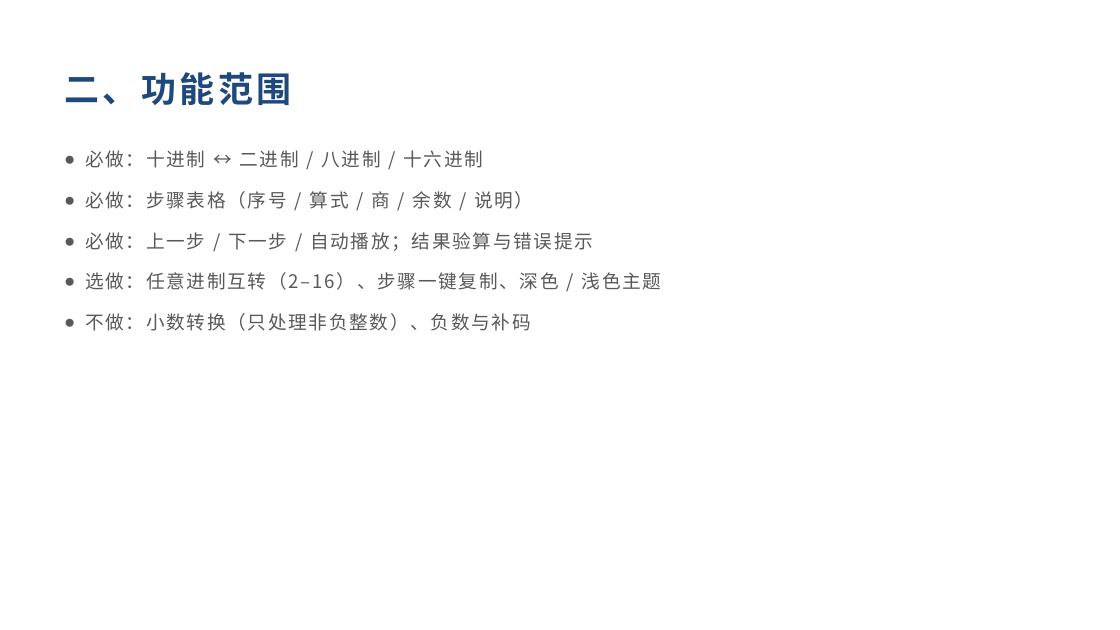
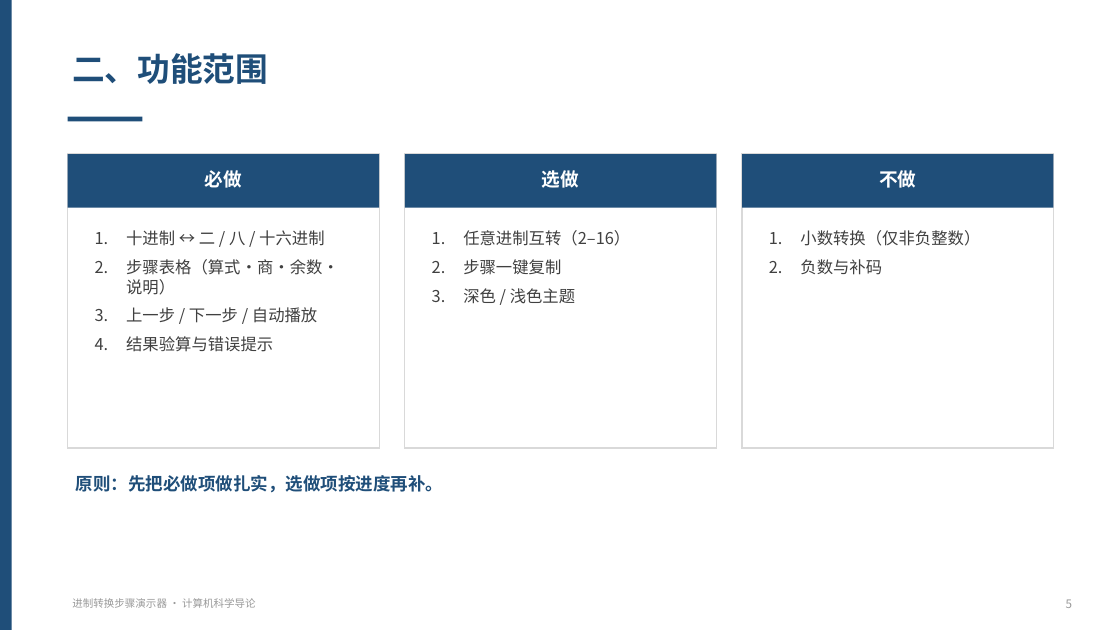
Before and after one commit to nekodoorl/cs-intro-viz, a slide deck: slide 5 of docs/演示PPT.pptx. Drawn at 1120x630 pixels with LibreOffice and Linux fonts; fonts in the diff are those of the drawing. Boxes give left, top, right and bottom in pixels: in the first picture for what was removed or moved away, otherwise in the second. Text is boxed around its words. In the diff, an @@ line names an element or a change of style, - is before the commit and + after.

Commit message:
docs: 优化演示 PPT 视觉（统一版式、卡片与表格）

```diff
--- a/docs/演示PPT.pptx
+++ b/docs/演示PPT.pptx
@@ rectangle added at bbox=[0, 0, 12, 630], fill #1F4E79 @@
@@ text "二、功能范围": place and size @@
-text "二、功能范围" at bbox=[64, 72, 291, 105]
+text "二、功能范围" at bbox=[72, 53, 268, 84]
@@ text "二、功能范围" at bbox=[72, 53, 268, 84]: size 30 to 28 pt, text colour #1F497D to #1F4E79, letter spacing 3 to 0 pt; vertical alignment middle to top @@
@@ rectangle added at bbox=[68, 117, 143, 122], fill #1F4E79 @@
@@ rectangle added at bbox=[68, 154, 380, 448], fill #FFFFFF, outline #D9D9D9 1 pt @@
@@ rectangle added at bbox=[68, 154, 380, 208], fill #1F4E79 @@
@@ text removed at bbox=[85, 150, 662, 331] @@
-● 必做：十进制 ↔ 二进制 / 八进制 / 十六进制
-● 必做：步骤表格（序号 / 算式 / 商 / 余数 / 说明）
-● 必做：上一步 / 下一步 / 自动播放；结果验算与错误提示
-● 选做：任意进制互转（2–16）、步骤一键复制、深色 / 浅色主题
-● 不做：小数转换（只处理非负整数）、负数与补码
@@ text added at bbox=[205, 170, 242, 188], 16 pt, text #FFFFFF, bold @@
+必做
@@ rectangle added at bbox=[405, 154, 717, 448], fill #FFFFFF, outline #D9D9D9 1 pt @@
@@ rectangle added at bbox=[405, 154, 717, 208], fill #1F4E79 @@
@@ text added at bbox=[542, 170, 579, 188], 16 pt, text #FFFFFF, bold @@
+选做
@@ rectangle added at bbox=[742, 154, 1054, 448], fill #FFFFFF, outline #D9D9D9 1 pt @@
@@ rectangle added at bbox=[742, 154, 1054, 208], fill #1F4E79 @@
@@ text added at bbox=[879, 170, 916, 188], 16 pt, text #FFFFFF, bold @@
+不做
@@ text added at bbox=[126, 230, 339, 352], 14 pt, text #404040 @@
+1. 十进制 ↔ 二 / 八 / 十六进制
+2. 步骤表格（算式·商·余数·说明）
+3. 上一步 / 下一步 / 自动播放
+4. 结果验算与错误提示
@@ text added at bbox=[463, 230, 630, 304], 14 pt, text #404040 @@
+1. 任意进制互转（2–16）
+2. 步骤一键复制
+3. 深色 / 浅色主题
@@ text added at bbox=[800, 230, 980, 275], 14 pt, text #404040 @@
+1. 小数转换（仅非负整数）
+2. 负数与补码
@@ text added at bbox=[76, 475, 443, 493], 15 pt, text #1F4E79, bold @@
+原则：先把必做项做扎实，选做项按进度再补。
@@ text added at bbox=[72, 598, 256, 608], 9 pt, text #999999 @@
+进制转换步骤演示器 · 计算机科学导论
@@ text added at bbox=[1066, 599, 1072, 608], 10 pt, text #999999 @@
+5
```
Also in this commit, not shown: 10 other slides changed.
